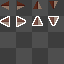
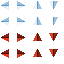
Layers edited between the first and the second 64 x 64 image:
added group "arrows" (1st of 2) with 2 layers above "NoteOne" over box(0, 1, 59, 59)
added layer "rim" in group "arrows" over box(0, 16, 59, 59)
moved "arrows" (2nd of 2, in "arrows") into group "arrows", painted on it over box(0, 1, 59, 58)
hid group "BG" (5 layers) over box(0, 0, 64, 64)
